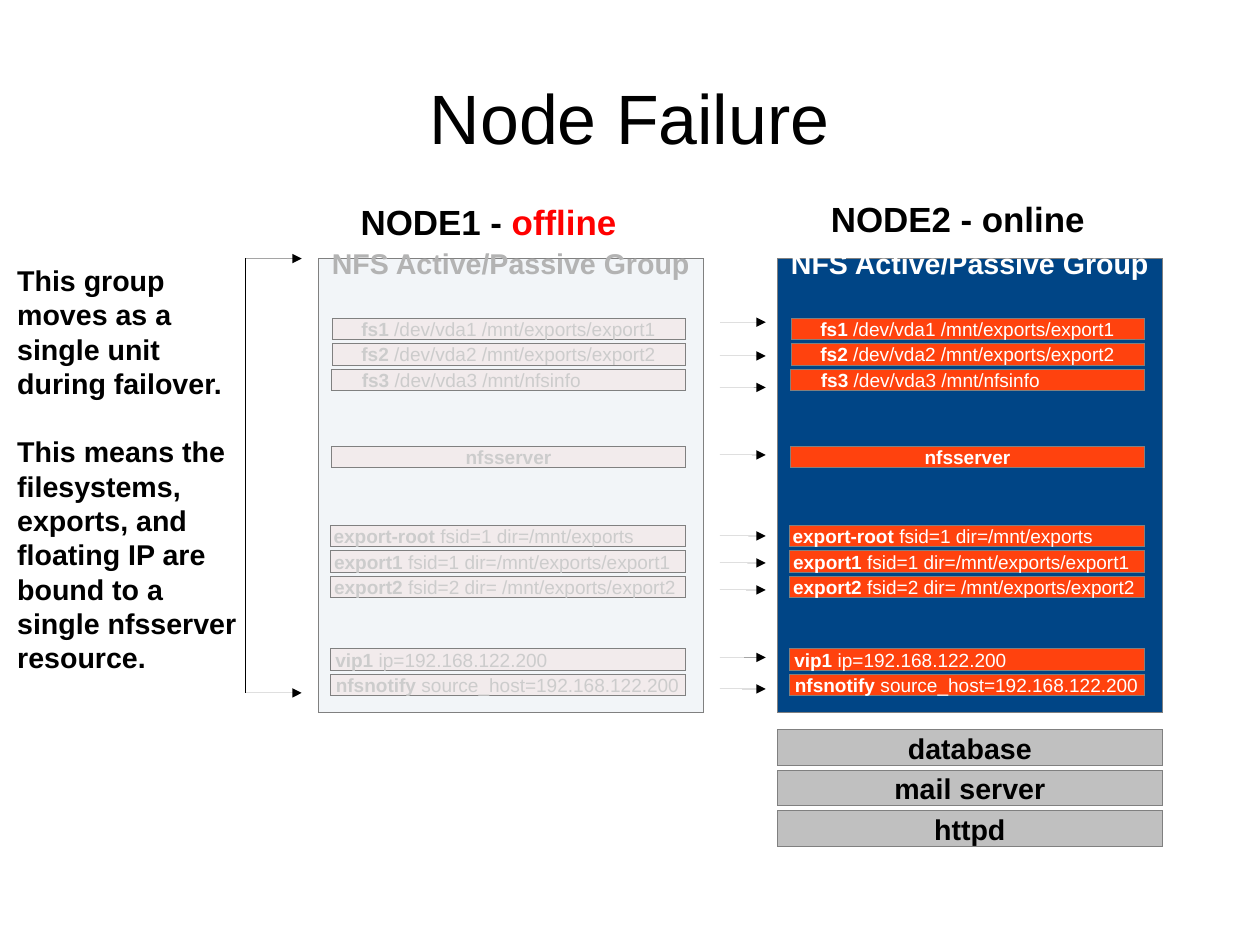
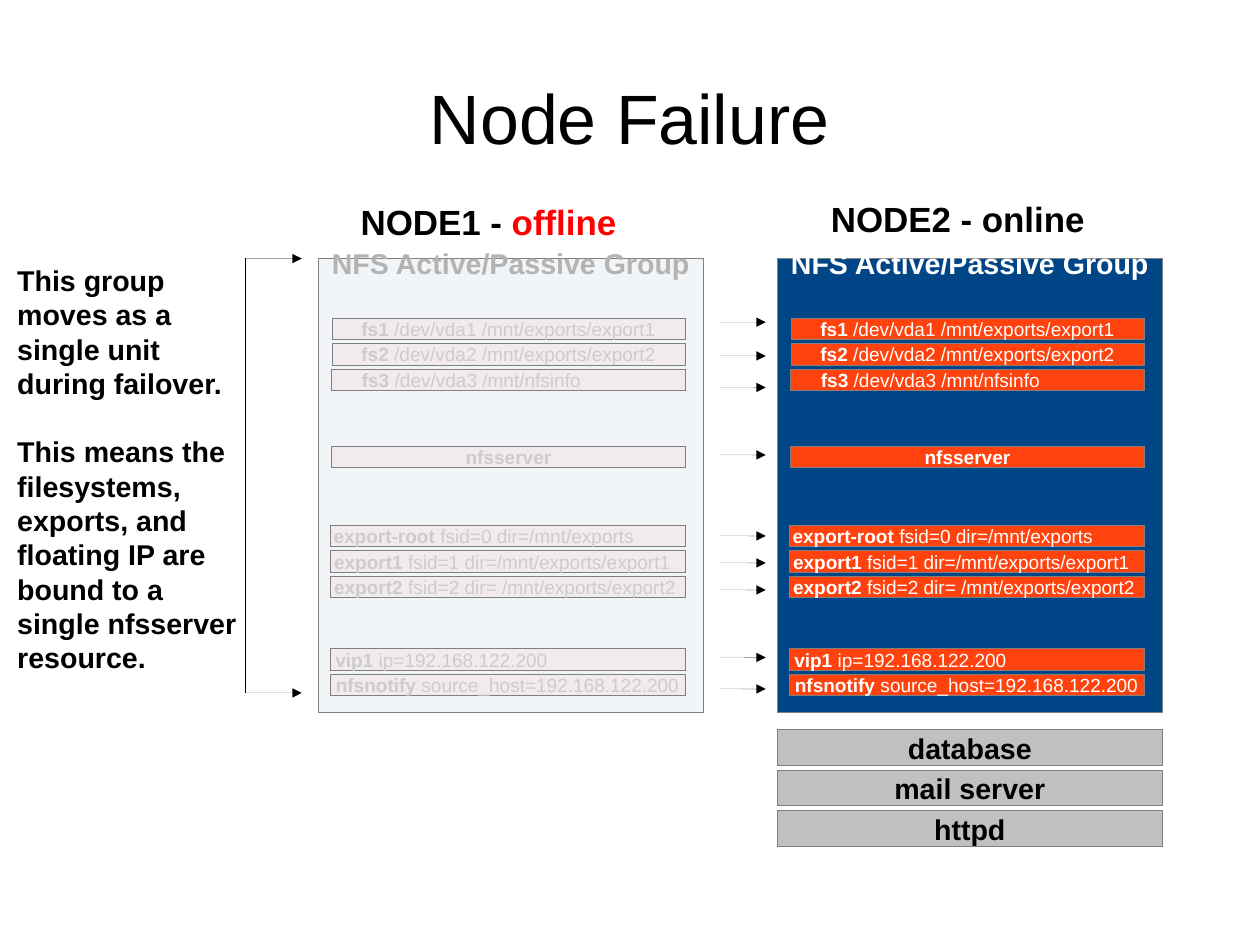
Before and after one commit to davidvossel/phd, a slide deck: slide 9 of doc/presentations/nfs-ap-overview.odp. Drawn at 1260x945 pixels with LibreOffice and Linux fonts; fonts in the diff are those of the drawing. Boxes give left, top, right and bottom in pixels: in the first picture for what was removed or moved away, otherwise in the second. Text is boxed around its words. In the diff, an @@ line names an element or a change of style, - is before the commit and + after.

```diff
--- a/doc/presentations/nfs-ap-overview.odp
+++ b/doc/presentations/nfs-ap-overview.odp
@@ text in rectangle at (x1=793, y1=529, x2=1093, y2=548): text changed @@
-export-root fsid=1 dir=/mnt/exports
+export-root fsid=0 dir=/mnt/exports
```
Also in this commit, not shown: 8 other slides changed, 1 other file.
